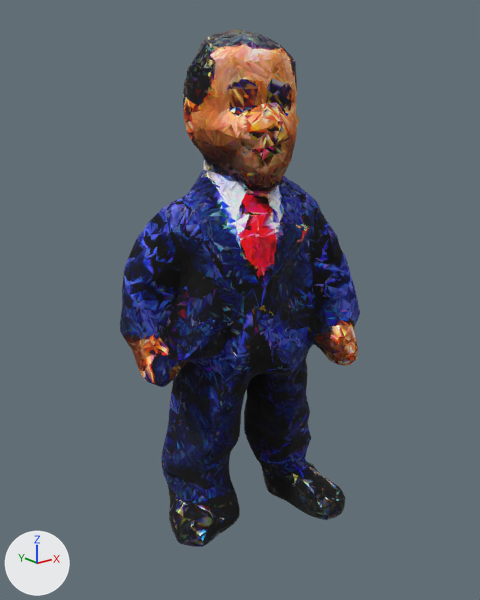
An edit to the glTF model assets/mesh/doll-depth.glb, drawn before and after from the same camera.
Camera for both pictures: a 50 mm camera at (-0.822, -1.019, 0.434) aimed at (0.008, 0.019, 0.019). Lighting does not change. The marker at lower left points along +X, +Y and +Z. The older version comes first. Vertices at exactly the same position are counted once.

Objects in the first picture: 'extracted_mesh'.
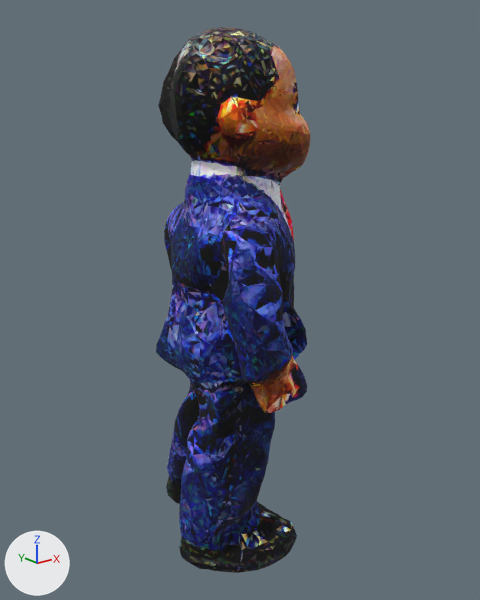
The edits, one by one:
me_extracted_mesh is used by ob_extracted_mesh; location (0.0, 0.0, 0.0); rotation (0.0, 0.0, -1.571), in degrees (0, 0, -90).
me_extracted_mesh had 4876 vertices, 9748 faces and spanned x -0.193..0.17, y -0.22..0.243, z -0.529..0.546.
me_extracted_mesh now has 4876 vertices, 9748 faces and spans x -0.193..0.211, y -0.219..0.243, z -0.529..0.545.
me_extracted_mesh part 1: 4872 of 4876 vertices moved; they spanned x -0.193..0.17, y -0.22..0.243, z -0.529..0.546 and now span x -0.193..0.211, y -0.219..0.243, z -0.529..0.545; mean shift (0.0, 0.0, 0.0); largest move (-0.018, 0.052, -0.161) -> (-0.014, 0.01, -0.138).
Object 'extracted_mesh' (ob_extracted_mesh) turns from (0, 0, -90) to (0, 0, 0) degrees about x, y and z.

What differs and where, as boxes (x1, y1, x2, y2) in the pictures (480 x 600 px):
'extracted_mesh', reshaped, turned
    before: (120, 30, 360, 547)
    after: (156, 27, 310, 573)
